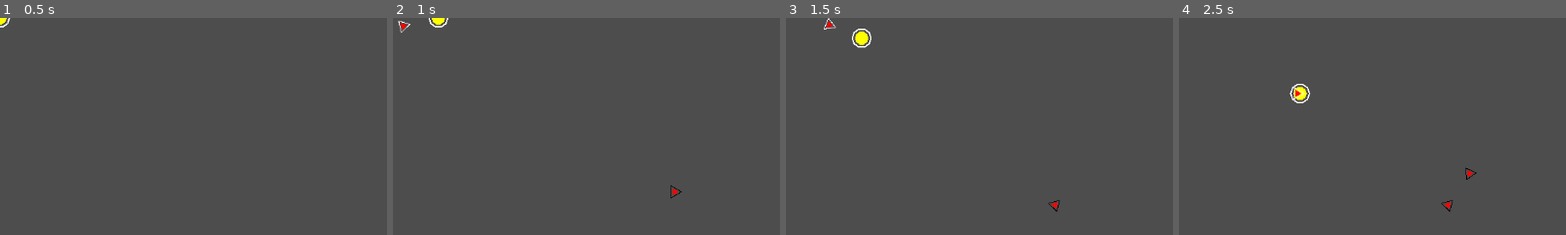
Above: before the commit, frames 1-4 (left to right).
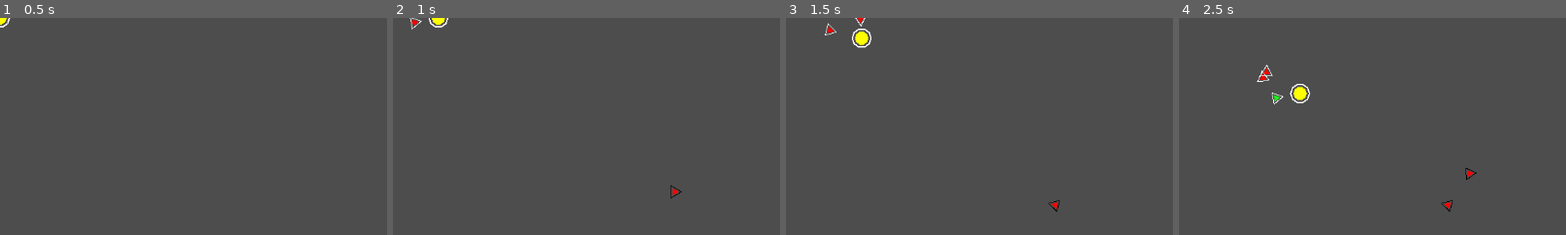
Above: after the commit, the same moments.

Repository: the-alex-g/LD55
Game: Godot game, scene res://main/main.tscn
Two runs of this game, one before a commit and one after it. Both use one fixed random seed, a clock stepped at 60 frames per second and the inputs below.
Inputs:
- Up to frame 1 (0.5 s): no input
- Up to frame 2 (1 s): tap Enter at 0.5 s; hold D (right) from 0.53 s (still down); tap Space (spawn_drone, bound only before the commit) at 0.6 s; tap Keypad 2 (attack_drone, bound only after the commit) at 0.8 s
- Up to frame 3 (1.5 s): release D (right) at 1.28 s; hold S (down) from 1.28 s (still down); tap Keypad 2 (attack_drone, bound only after the commit) at 1.35 s
- Up to frame 4 (2.5 s): tap Keypad 3 (defense_drone, bound only after the commit) at 1.55, 2.1 s; release S (down) at 2.03 s; hold D (right) from 2.03 s (still down); tap Keypad 1 (repair_drone, bound only after the commit) at 2.3 s
The pictures show only the part of the screen within x 0-50%, y 0-50%; the shares and areas given below are measured in that part.

Frame 1 is identical in both runs. In frame 2, 0.2% of the frame differs, in the area x 1-8%, y 0-7%; in frame 3, 0.2%; in frame 4, 0.3%, in the area x 20-33%, y 21-41%.

Commit message:
Add spawning different drone types

Diff:
--- a/project/drones/repair_drone.tscn
+++ b/project/drones/repair_drone.tscn
@@ -9,4 +9,7 @@
 target_type = 1
 always_orbit_controller = true
 
+[node name="PolygonGenerator" parent="." index="1"]
+color = Color(0.12549, 0.929412, 0.12549, 1)
+
 [node name="Timer" type="Timer" parent="." index="2"]
--- a/project/player/player.gd
+++ b/project/player/player.gd
@@ -8,15 +8,19 @@
 
 
 func _physics_process(delta:float)->void:
-	if Input.is_action_just_pressed("spawn_drone"):
-		spawn_drone()
+	if Input.is_action_just_pressed("repair_drone"):
+		spawn_drone("repair_drone")
+	if Input.is_action_just_pressed("attack_drone"):
+		spawn_drone("attack_drone")
+	if Input.is_action_just_pressed("defense_drone"):
+		pass
 
 	var movement_vector := Input.get_vector("left", "right", "up", "down")
 	move_and_collide(movement_vector * delta * speed)
 
 
-func spawn_drone()->void:
-	var drone : Drone = preload("res://drones/repair_drone.tscn").instantiate()
+func spawn_drone(dronetype:String)->void:
+	var drone : Drone = load("res://drones/" + dronetype + ".tscn").instantiate()
 	drone.controller = self
 	drone.global_position = global_position
 	drone.set_rings(1, Color.WHITE)
--- a/project/project.godot
+++ b/project/project.godot
@@ -41,9 +41,22 @@
 , Object(InputEventKey,"resource_local_to_scene":false,"resource_name":"","device":-1,"window_id":0,"alt_pressed":false,"shift_pressed":false,"ctrl_pressed":false,"meta_pressed":false,"pressed":false,"keycode":0,"physical_keycode":4194322,"key_label":0,"unicode":0,"echo":false,"script":null)
 ]
 }
-spawn_drone={
+repair_drone={
 "deadzone": 0.5,
-"events": [Object(InputEventKey,"resource_local_to_scene":fa …(140 unchanged characters)… d":false,"keycode":0,"physical_keycode":32,"key_label":0,"unicode":32,"echo":false,"script":null)
+"events": [Object(InputEventKey,"resource_local_to_scene":fa …(140 unchanged characters)… d":false,"keycode":0,"physical_keycode":4194439,"key_label":0,"unicode":0,"echo":false,"script":null)
+, Object(InputEventKey,"resource_local_to_scene":false,"resource_name":"","device":-1,"window_id":0,"alt_pressed":false,"shift_pressed":false,"ctrl_pressed":false,"meta_pressed":false,"pressed":false,"keycode":0,"physical_keycode":49,"key_label":0,"unicode":49,"echo":false,"script":null)
+]
+}
+attack_drone={
+"deadzone": 0.5,
+"events": [Object(InputEventKey,"resource_local_to_scene":false,"resource_name":"","device":-1,"window_id":0,"alt_pressed":false,"shift_pressed":false,"ctrl_pressed":false,"meta_pressed":false,"pressed":false,"keycode":0,"physical_keycode":4194440,"key_label":0,"unicode":0,"echo":false,"script":null)
+, Object(InputEventKey,"resource_local_to_scene":false,"resource_name":"","device":-1,"window_id":0,"alt_pressed":false,"shift_pressed":false,"ctrl_pressed":false,"meta_pressed":false,"pressed":false,"keycode":0,"physical_keycode":50,"key_label":0,"unicode":50,"echo":false,"script":null)
+]
+}
+defense_drone={
+"deadzone": 0.5,
+"events": [Object(InputEventKey,"resource_local_to_scene":false,"resource_name":"","device":-1,"window_id":0,"alt_pressed":false,"shift_pressed":false,"ctrl_pressed":false,"meta_pressed":false,"pressed":false,"keycode":0,"physical_keycode":4194441,"key_label":0,"unicode":0,"echo":false,"script":null)
+, Object(InputEventKey,"resource_local_to_scene":false,"resource_name":"","device":-1,"window_id":0,"alt_pressed":false,"shift_pressed":false,"ctrl_pressed":false,"meta_pressed":false,"pressed":false,"keycode":0,"physical_keycode":51,"key_label":0,"unicode":51,"echo":false,"script":null)
 ]
 }
 
